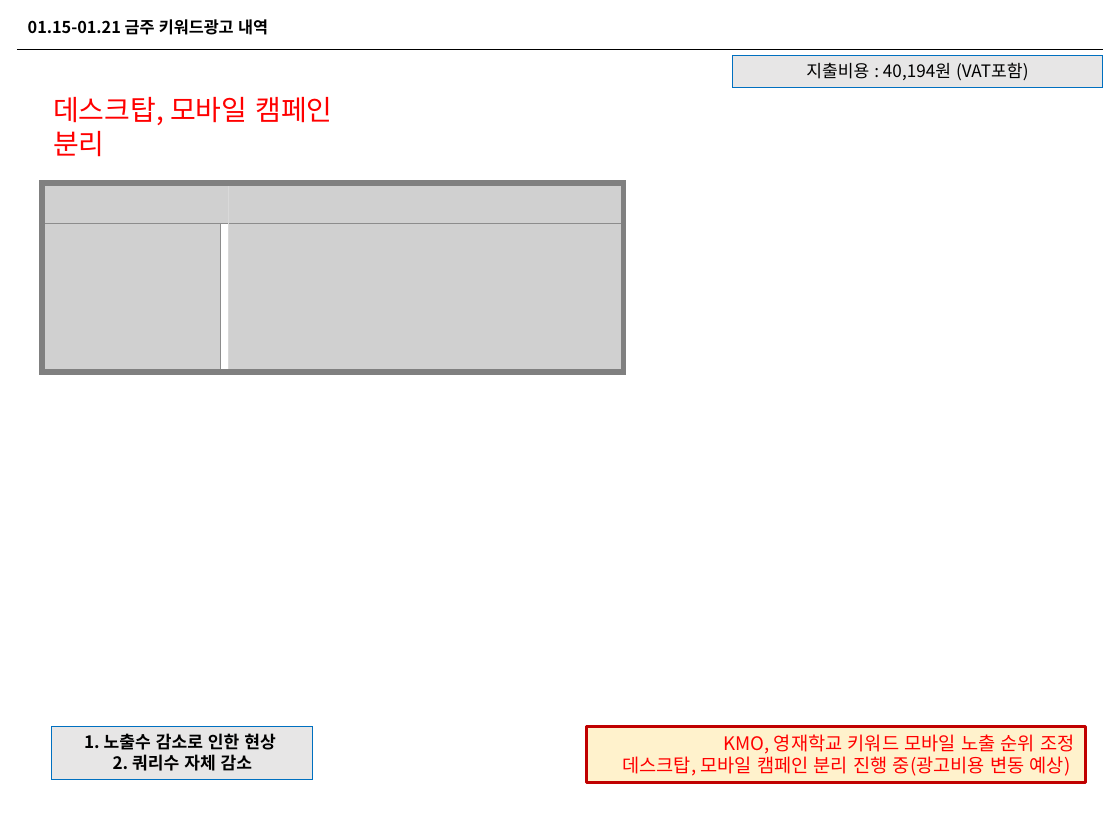
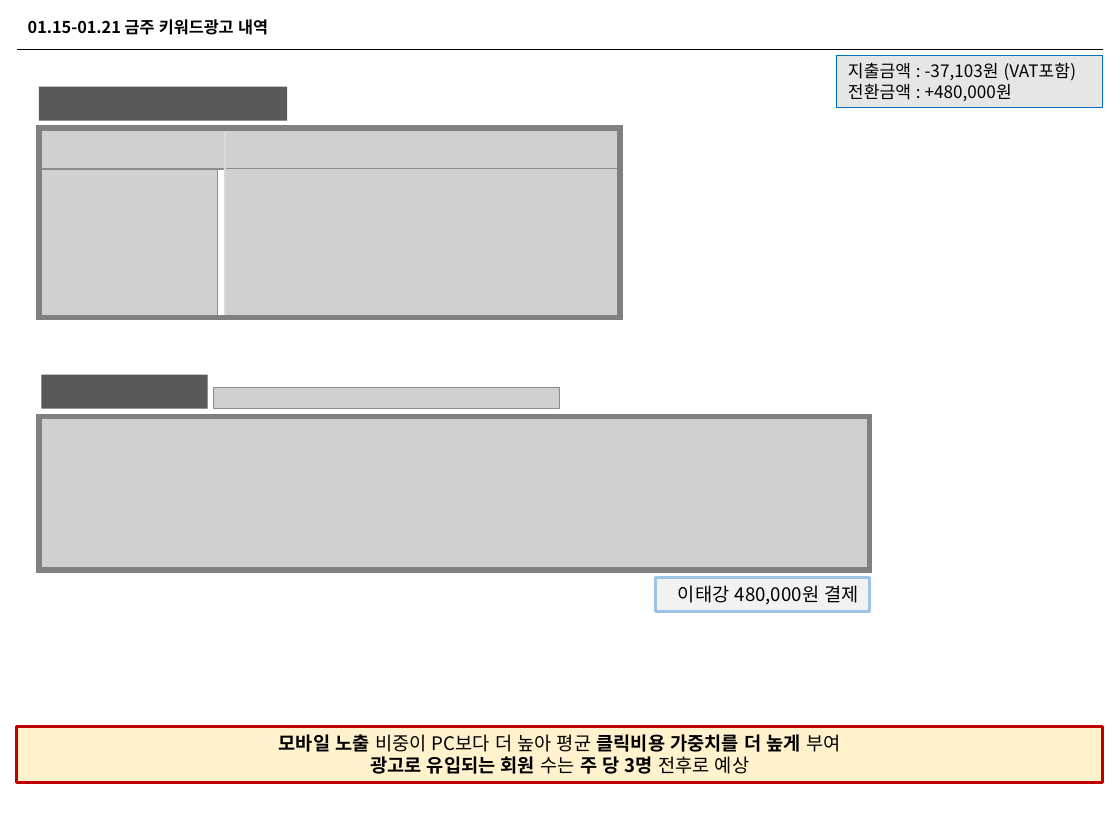
Before and after one commit to naxvinci/marketing, a slide deck: slide 6 of 업무보고0122.pptx (slide 5 before the commit). Drawn at 1120x840 pixels with LibreOffice and Linux fonts; fonts in the diff are those of the drawing; grey boxes stand for pictures. Boxes give left, top, right and bottom in pixels: in the first picture for what was removed or moved away, otherwise in the second. Text is boxed around its words. In the diff, an @@ line names an element or a change of style, - is before the commit and + after.

```diff
--- a/업무보고0122.pptx
+++ b/업무보고0122.pptx
@@ rectangle "지출금액 : -37,103원 (VAT포함)": place and size @@
-rectangle "지출금액 : -37,103원 (VAT포함)" at box(732, 55, 1103, 87)
+rectangle "지출금액 : -37,103원 (VAT포함)" at box(837, 55, 1102, 108)
@@ rectangle "데스크탑, 모바일 캠페인 분리": place and size @@
-rectangle "데스크탑, 모바일 캠페인 분리" at box(53, 97, 332, 157)
+rectangle "데스크탑, 모바일 캠페인 분리" at box(39, 86, 288, 120)
@@ rectangle "데스크탑, 모바일 캠페인 분리" at box(39, 86, 288, 120): size 18 to 12 pt, text colour #FF0000 to #FFFFFF; alignment left to centre; fill none to #595959 @@
@@ text in rectangle at box(848, 62, 1076, 101): text changed @@
-지출비용 : 40,194원 (VAT포함)
+지출금액 : -37,103원 (VAT포함)
+전환금액 : +480,000원
@@ 4 pictures, 1 line, 1 rectangle: place and size @@
-4 pictures, 1 line, 1 rectangle at box(43, 183, 624, 373)
+4 pictures, 1 line, 1 rectangle at box(39, 128, 620, 318)
@@ picture added at box(445, 169, 619, 317) @@
@@ rectangle added at box(41, 375, 208, 409), fill #595959, 12 pt, text #FFFFFF @@
+광고 유입 가입회원
@@ picture added at box(214, 388, 560, 409) @@
@@ rectangle added at box(39, 417, 870, 570), outline #808080 3.5 pt @@
@@ picture added at box(41, 414, 870, 570) @@
@@ rectangle added at box(656, 578, 870, 612), fill #F2F2F2, outline #9DC3E6 2 pt, 12 pt, text #000000 @@
+이태강 480,000원 결제
@@ rectangle "모바일 노출 비중이 PC보다 더 ...": place and size @@
-rectangle "모바일 노출 비중이 PC보다 더 ..." at box(587, 727, 1086, 783)
+rectangle "모바일 노출 비중이 PC보다 더 ..." at box(17, 727, 1103, 783)
@@ rectangle removed at box(52, 727, 312, 780) @@
-1. 노출수 감소로 인한 현상
-2. 쿼리수 자체 감소
@@ text in rectangle at box(335, 734, 840, 774): text changed; text colour #FF0000 to #000000; bold on @@
-KMO, 영재학교 키워드 모바일 노출 순위 조정
-데스크탑, 모바일 캠페인 분리 진행 중(광고비용 변동 예상)
+모바일 노출 비중이 PC보다 더 높아 평균 클릭비용 가중치를 더 높게 부여
+광고로 유입되는 회원 수는 주 당 3명 전후로 예상
```
Also in this commit, not shown: 9 other slides changed, 3 slides added, 1 slide removed, 1 other file.
